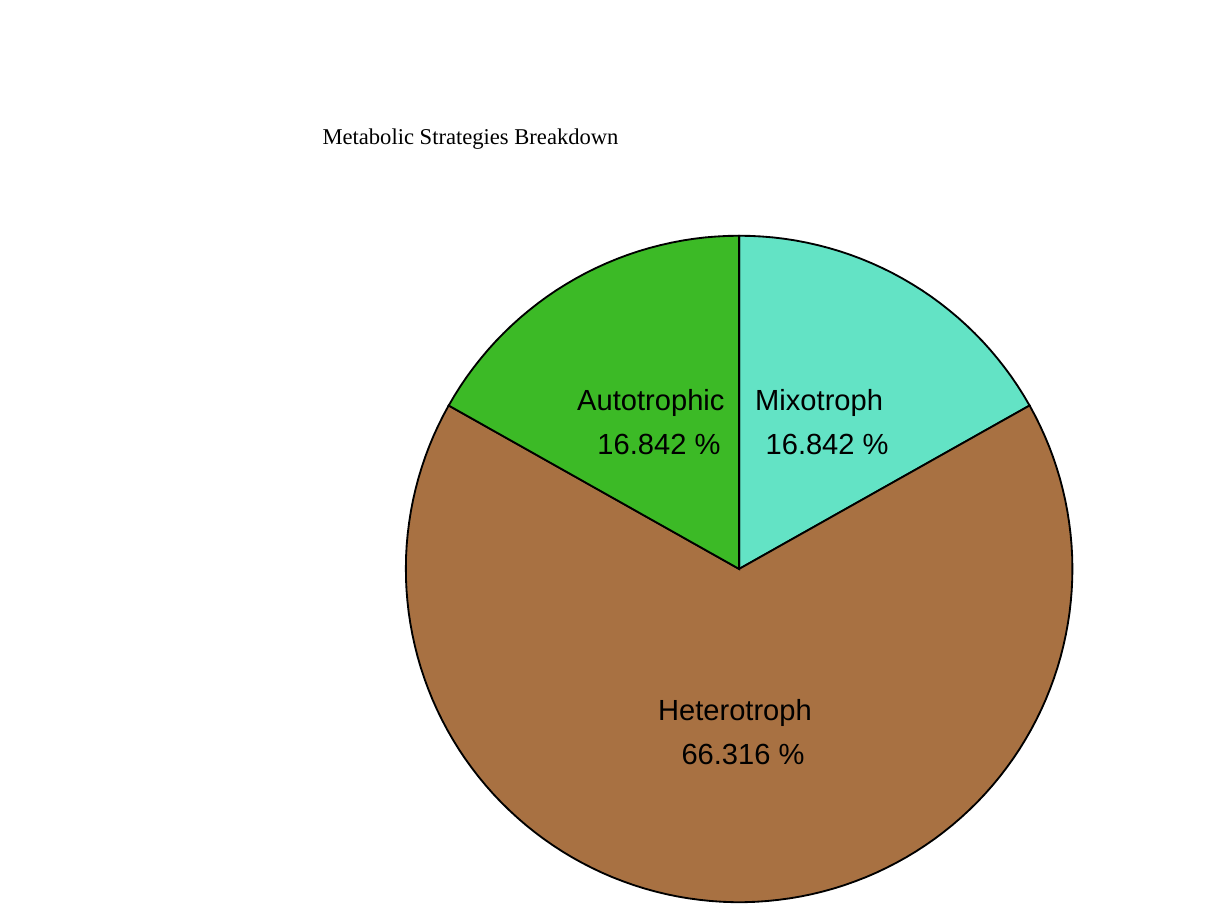
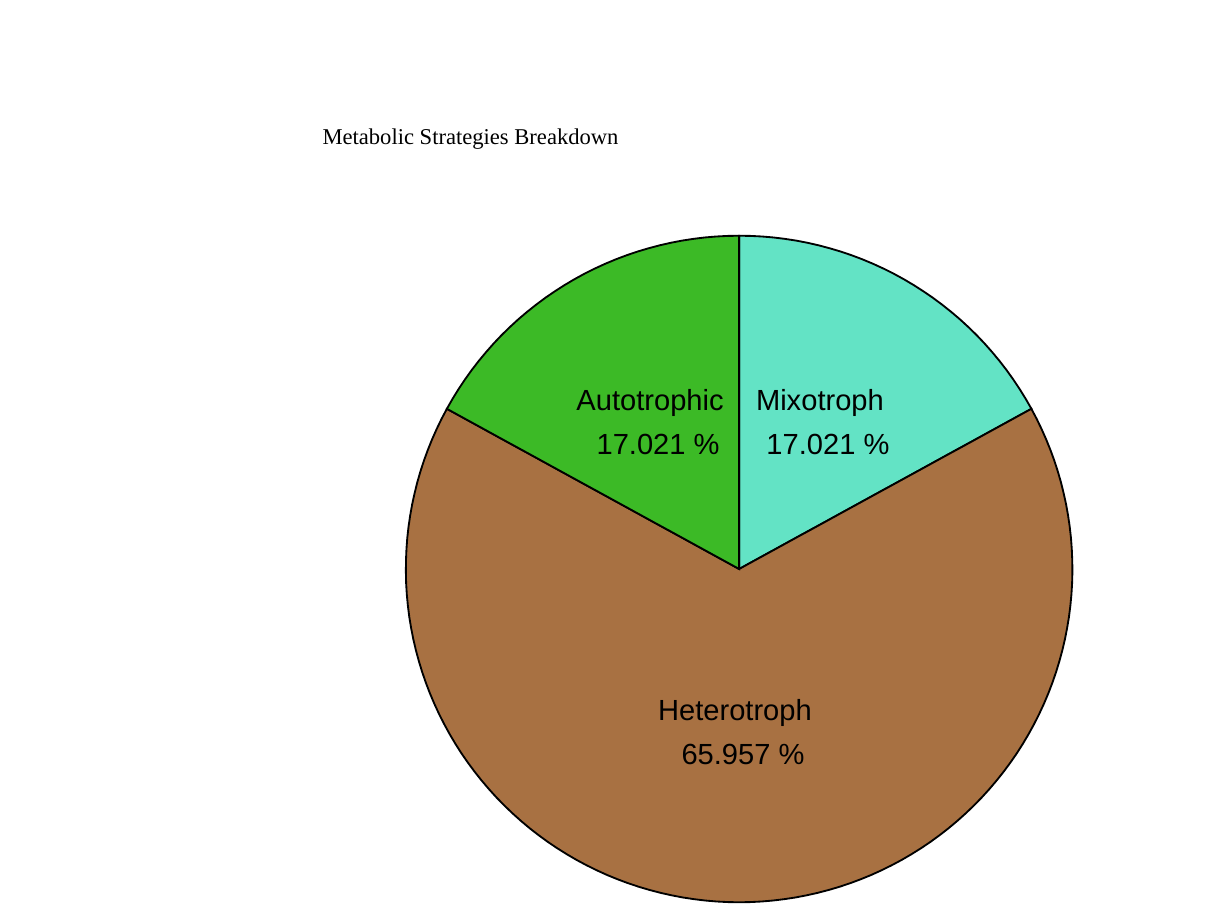
Before and after one commit to Dellaraam/TOR_phylogenetics, a slide deck: slide 1 of Images/Figures_PPT/FilteredPieWithRictor.pptx. Drawn at 1232x924 pixels with LibreOffice and Linux fonts; fonts in the diff are those of the drawing. Boxes give left, top, right and bottom in pixels: in the first picture for what was removed or moved away, otherwise in the second. Text is boxed around its words. In the diff, an @@ line names an element or a change of style, - is before the commit and + after.

```diff
--- a/Images/Figures_PPT/FilteredPieWithRictor.pptx
+++ b/Images/Figures_PPT/FilteredPieWithRictor.pptx
@@ freeform shape at bbox=[447, 235, 739, 569]: outline redrawn @@
@@ freeform shape at bbox=[739, 235, 1031, 569]: outline redrawn @@
@@ freeform shape: place and size @@
-freeform shape at bbox=[405, 405, 1072, 902]
+freeform shape at bbox=[405, 409, 1072, 903]
@@ text at bbox=[597, 433, 686, 455]: text changed @@
-16.842 %
+17.021 %
@@ text at bbox=[766, 433, 855, 455]: text changed @@
-16.842 %
+17.021 %
@@ text at bbox=[682, 743, 771, 765]: text changed @@
-66.316 %
+65.957 %
```
Also in this commit, not shown: 16 other files.
